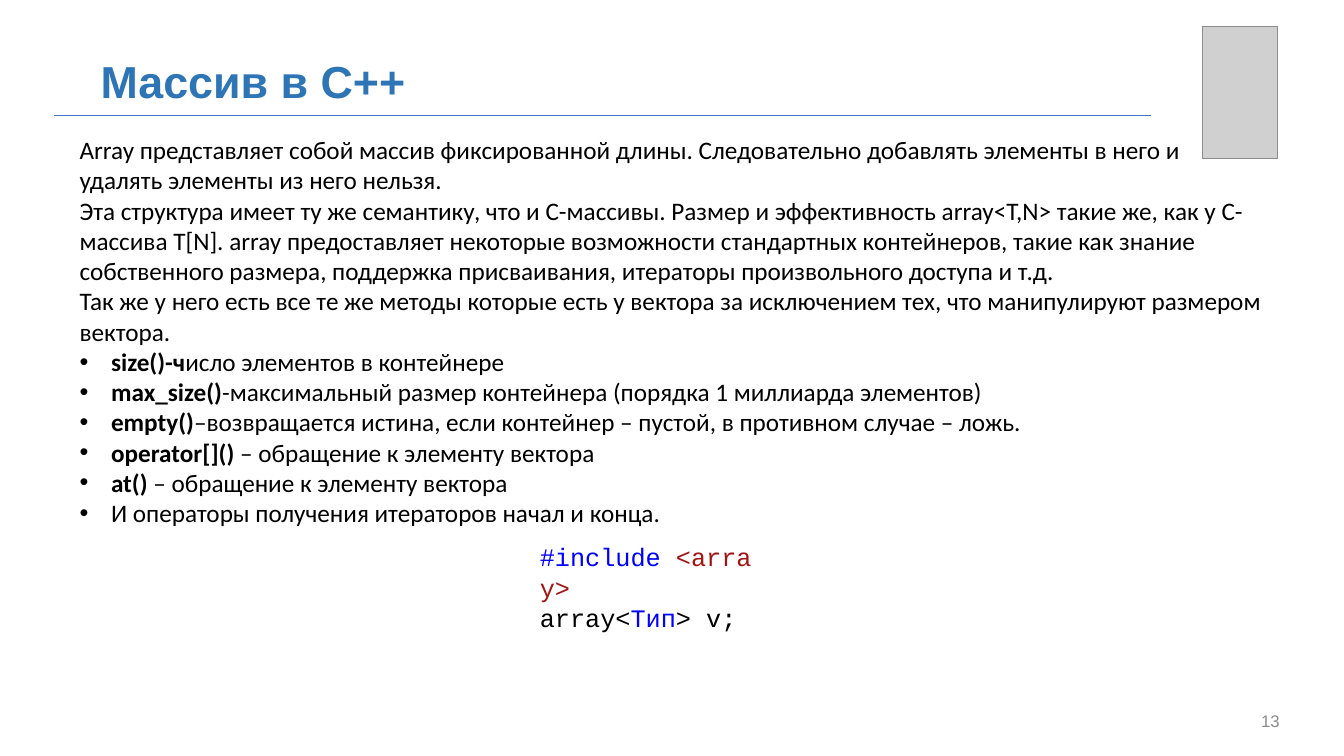
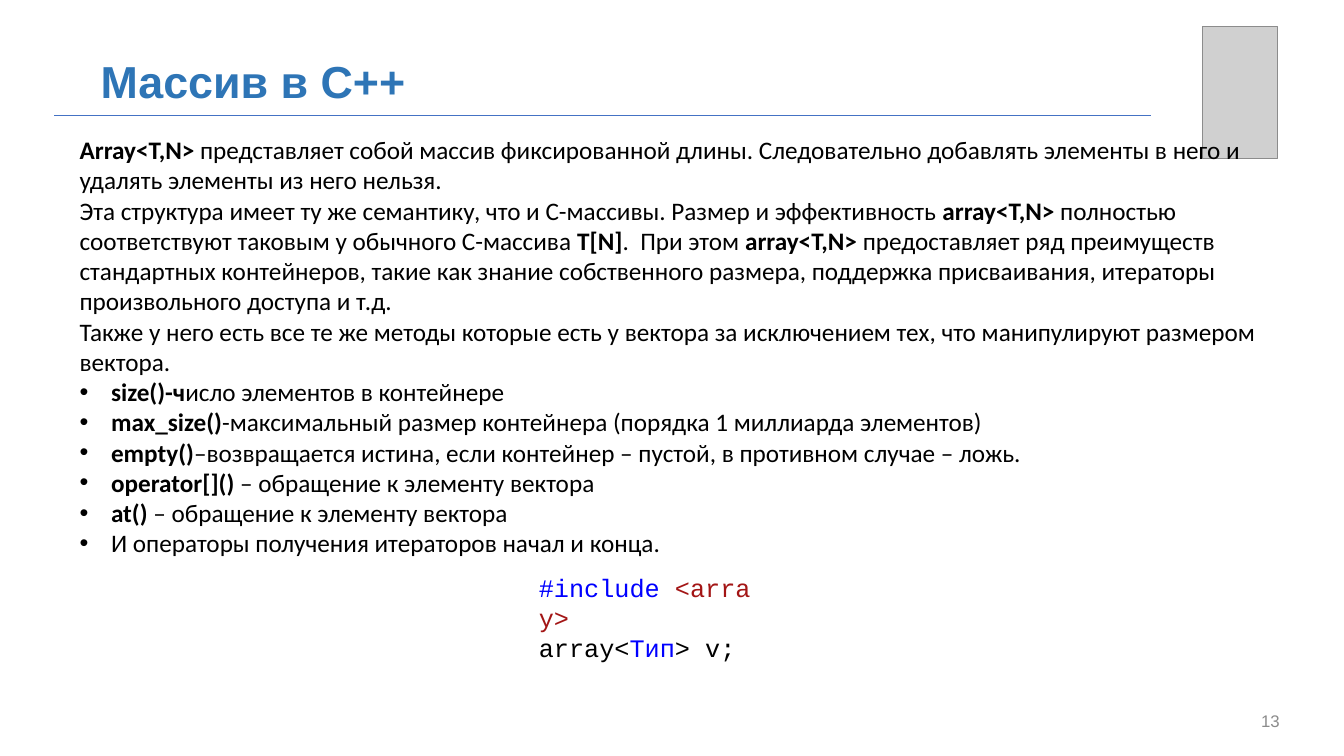
Before and after one commit to MUCTR-IKT-CPP/cpp_course, a slide deck: slide 13 of Лекции/2025/8/Контейнеры.pptx. Drawn at 1344x756 pixels with LibreOffice and Linux fonts; fonts in the diff are those of the drawing; grey boxes stand for pictures; background and template pictures are left out. Boxes give left, top, right and bottom in pixels: in the first picture for what was removed or moved away, otherwise in the second. Text is boxed around its words. In the diff, an @@ line names an element or a change of style, - is before the commit and + after.

```diff
--- a/Лекции/2025/8/Контейнеры.pptx
+++ b/Лекции/2025/8/Контейнеры.pptx
@@ text at [80, 139, 1255, 375]: text changed @@
-Array представляет собой массив фиксированной длины. Следовательно добавлять элементы в него и удалять элементы из него нельзя.
-Эта структура имеет ту же семантику, что и C-массивы. Размер и эффективность array<T,N> такие же, как у C-массива T[N]. array предоставляет некоторые возможности стандартных контейнеров, такие как знание собственного размера, поддержка присваивания, итераторы произвольного доступа и т.д.
-Так же у него есть все те же методы которые есть у вектора за исключением тех, что манипулируют размером вектора.
+Array<T,N> представляет собой массив фиксированной длины. Следовательно добавлять элементы в него и удалять элементы из него нельзя.
+Эта структура имеет ту же семантику, что и C-массивы. Размер и эффективность array<T,N> полностью соответствуют таковым у обычного C-массива T[N]. При этом array<T,N> предоставляет ряд преимуществ стандартных контейнеров, такие как знание собственного размера, поддержка присваивания, итераторы произвольного доступа и т.д.
+Также у него есть все те же методы которые есть у вектора за исключением тех, что манипулируют размером вектора.
@@ text "#include <array>": place and size @@
-text "#include <array>" at [540, 548, 736, 633]
+text "#include <array>" at [539, 578, 735, 663]
```
Also in this commit, not shown: 18 other slides changed, 2 slides added.
